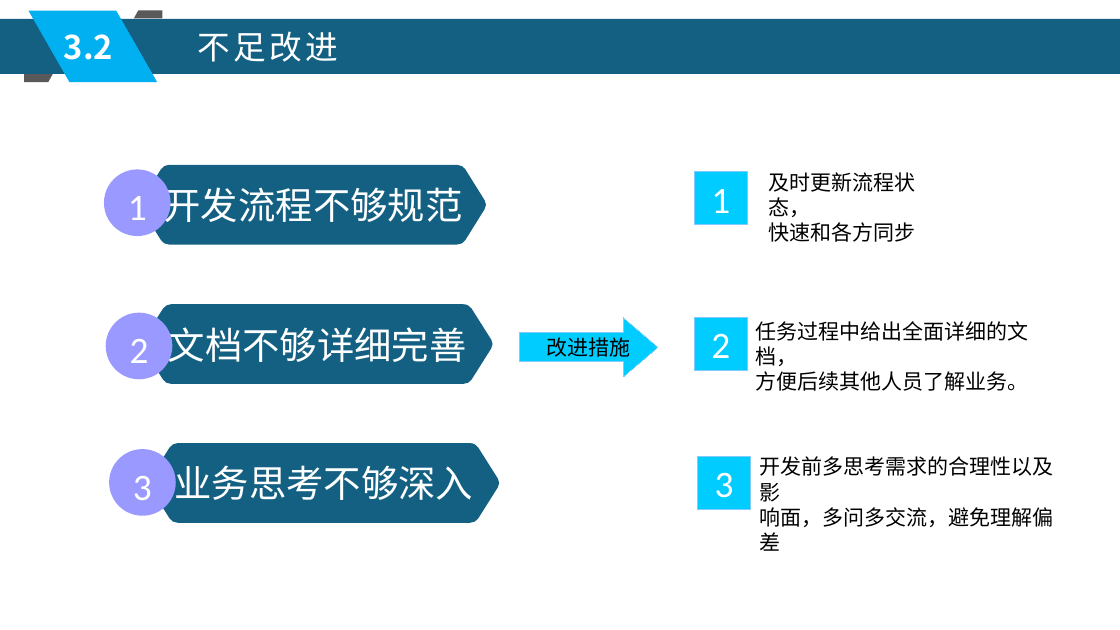
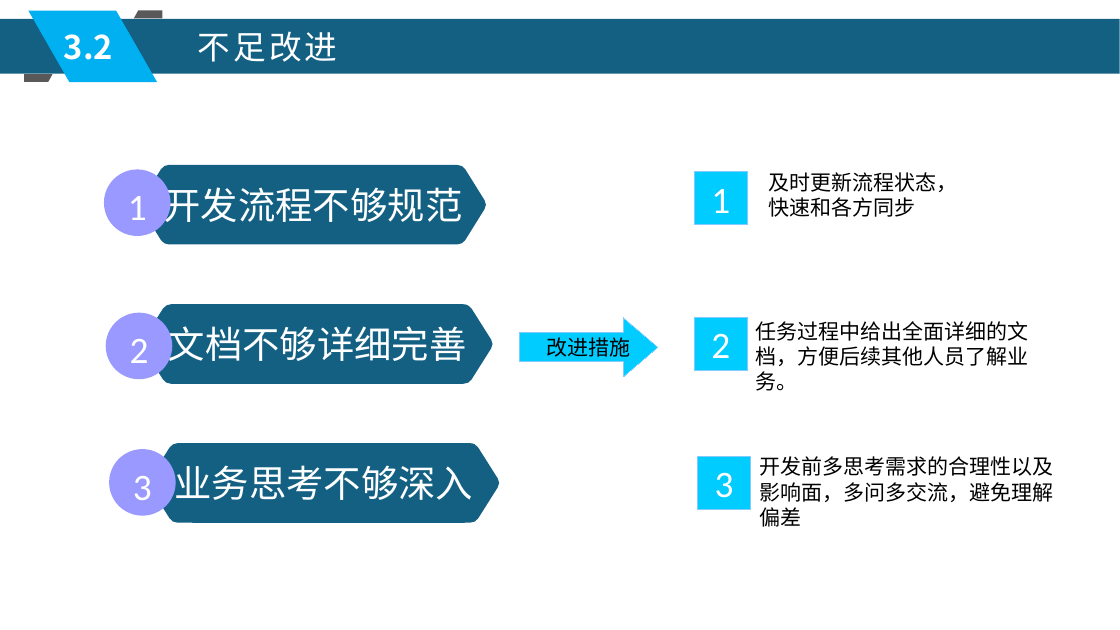
Before and after one commit to xljnc/husky-starter, a slide deck: slide 13 of doc/zzdb.pptx. Drawn at 1120x630 pixels with LibreOffice and Linux fonts; fonts in the diff are those of the drawing. Boxes give left, top, right and bottom in pixels: in the first picture for what was removed or moved away, otherwise in the second. Text is boxed around its words. In the diff, an @@ line names an element or a change of style, - is before the commit and + after.

Commit message:
文档 by qiyu 2022-06-20

```diff
--- a/doc/zzdb.pptx
+++ b/doc/zzdb.pptx
@@ freeform shape at [24, 74, 53, 82]: outline redrawn @@
@@ text "及时更新流程状态，" rewrapped from [768, 172, 915, 242] to [768, 172, 957, 217] @@
@@ text at [756, 321, 1029, 391]: text changed @@
-任务过程中给出全面详细的文档，
-方便后续其他人员了解业务。
+任务过程中给出全面详细的文档，方便后续其他人员了解业务。
@@ text at [759, 456, 1053, 527]: text changed @@
-开发前多思考需求的合理性以及影
-响面，多问多交流，避免理解偏差
+开发前多思考需求的合理性以及影响面，多问多交流，避免理解偏差
```
Also in this commit, not shown: 11 other slides changed.
